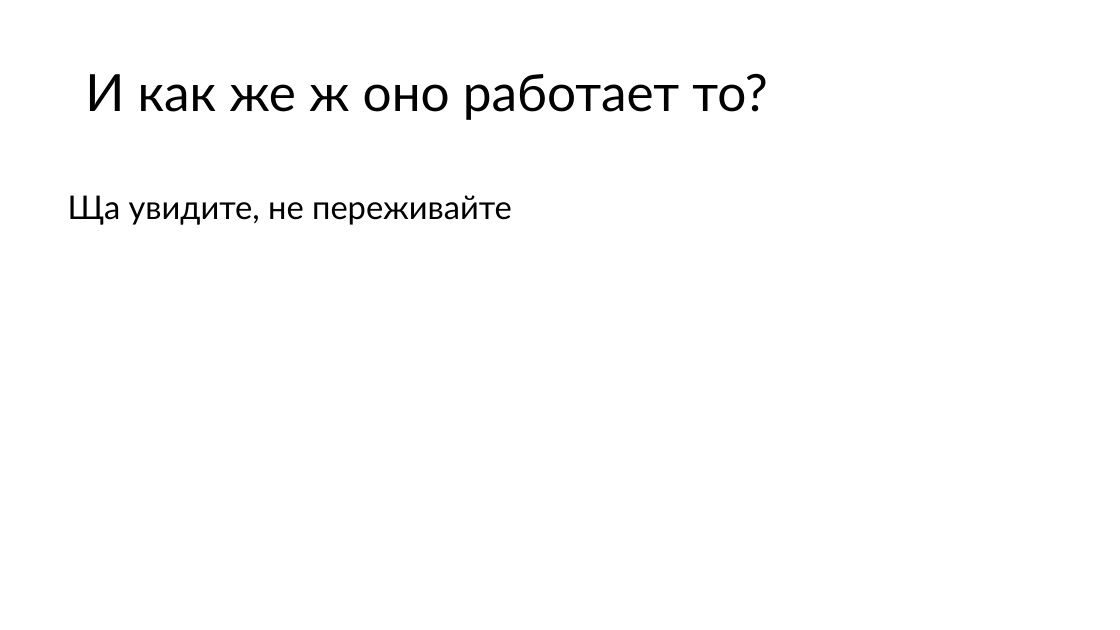
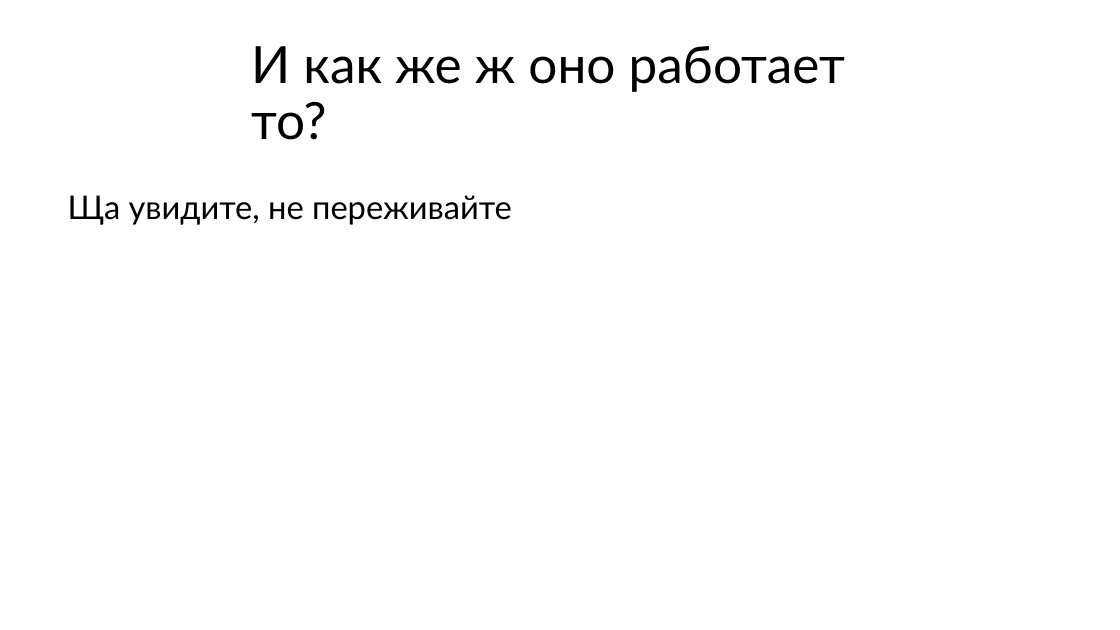
Before and after one commit to Pokusiki/projectS, a slide deck: slide 2 of projectS.pptx. Drawn at 1120x630 pixels with LibreOffice and Linux fonts; fonts in the diff are those of the drawing. Boxes give left, top, right and bottom in pixels: in the first picture for what was removed or moved away, otherwise in the second. Text is boxed around its words. In the diff, an @@ line names an element or a change of style, - is before the commit and + after.

```diff
--- a/projectS.pptx
+++ b/projectS.pptx
@@ title "И как же ж оно ..." rewrapped from (85,74,767,120) to (251,46,845,140) @@
```
Also in this commit, not shown: 2 other slides changed, 1 slide added, 1 other file.
